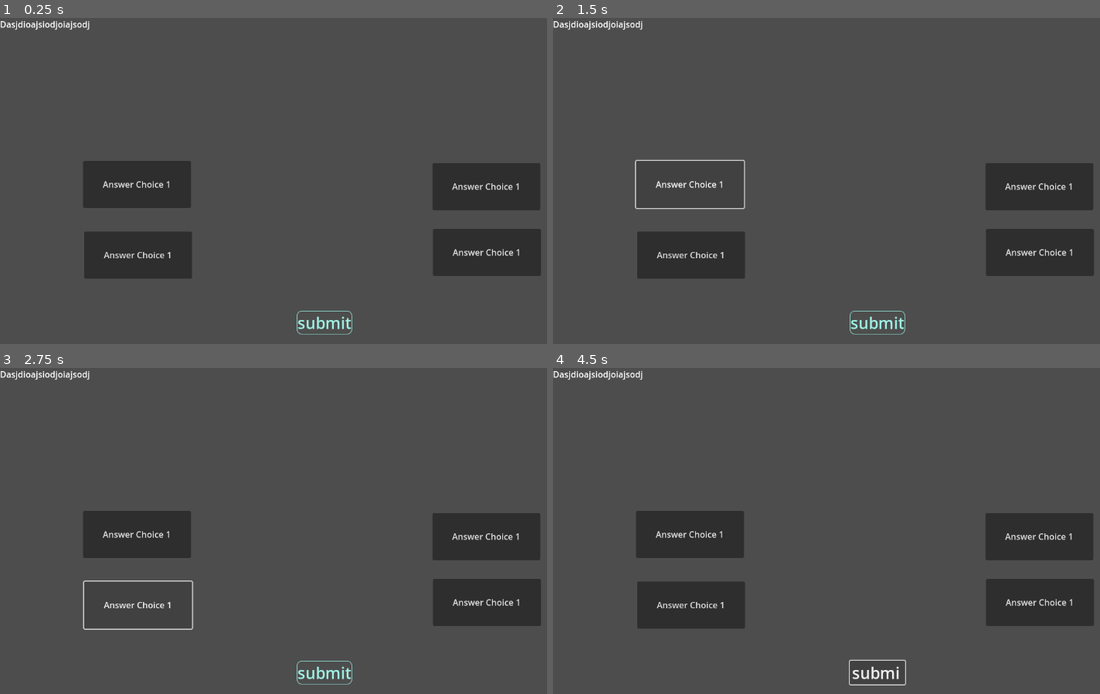
Above: before the commit, frames 1-4 (two rows, left to right).
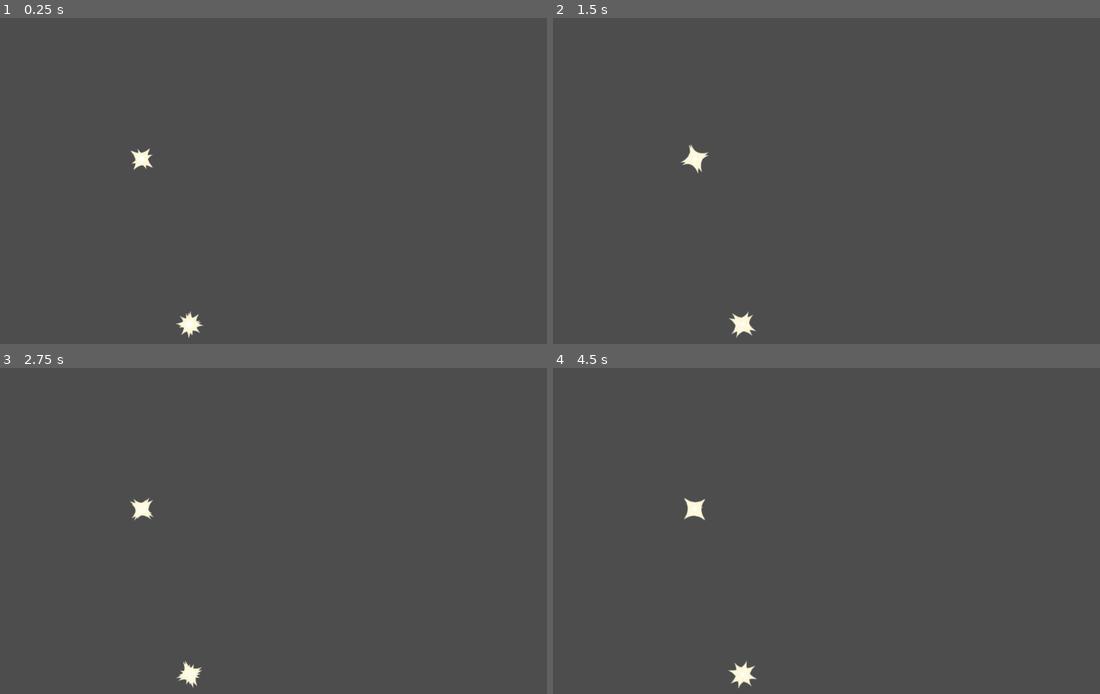
Above: after the commit, the same moments.

Repository: aakashvishcoder/sealhack
Game: Godot game, scene res://terminal/terminal.tscn
Two runs of this game, one before a commit and one after it. Both use one fixed random seed, a clock stepped at 60 frames per second and the inputs below.
Inputs (mouse positions are in pixels of both pictures, inside the frame that each line leads up to):
- Up to frame 1 (0.25 s): no input
- Up to frame 2 (1.5 s): click (875, 321) at 0.5 s, where only the run before the commit has a clickable "submit"; click (689, 184) at 1.25 s, where only the run before the commit has a clickable "Answer Choice 1"
- Up to frame 3 (2.75 s): click (136, 605) at 2 s, where only the run before the commit has a clickable "Answer Choice 1"
- Up to frame 4 (4.5 s): click (1039, 537) at 2.75 s, where only the run before the commit has a clickable "Answer Choice 1"; click (1039, 602) at 3.5 s, where only the run before the commit has a clickable "Answer Choice 1"; click (875, 671) at 4.25 s, where only the run before the commit has a clickable "submit"

The runs differ from the first frame. In frame 1, 12% of the frame differs, in the area x 0-99%, y 0-99%; in frame 2, 9.5%; in frame 3, 9.5%; in frame 4, 12%.

Commit message:
more terminal additions!

Diff:
--- a/data.json
+++ b/data.json
@@ -1,20 +1,7 @@
 {
-	"1": {
-		"question_type": "Computer Science",
-		"clue": "aushduoashuidhas",
-		"correct_answer": "asdj",
-		"answer_choice_1": "asdj",
-		"answer_choice_2": "cd",
-		"answer_choice_3": "bd",
-		"answer_choice_4": "asd",
-	},
-	"2": {
-		"question_type": "Computer Science",
-		"clue": "aushduoashuidhas",
-		"correct_answer": "asdj",
-		"answer_choice_1": "asdj",
-		"answer_choice_2": "cd",
-		"answer_choice_3": "bd",
-		"answer_choice_4": "asd",
-	},
+	"questions": ["What is the answer?"],
+	"question_types": ["Computer Science", "Math"],
+	"correct_answer": [1],
+	"answer_choices": [["1","2","3","4"], ["2","3","4","5"], ["3","4","5","6"]],
+	"clues": ["a","b","c","d"]
 }
--- a/terminal/question.gd
+++ /dev/null
@@ -1,45 +0,0 @@
-extends RichTextLabel
-
-@export var json_file_path: String = "res://data.json"
-
-var question_list = {}
-
-# Called when the node enters the scene tree for the first time.
-func _ready() -> void:
-	print(load_json_file())
-	pass # Replace with function body.
-
-func load_json_file():
-	var file = FileAccess.open(json_file_path, FileAccess.READ) # opening the file to read the data
-	assert(file.file_exists(json_file_path), "file path doesn't exist, please enter a new file path!")
-
-	# reading the file
-	var json = file.get_as_text()
-	var json_object = JSON.new()
-
-	# parse the JSON file
-	json_object.parse(json)
-	question_list = json_object.data # store the json data
-
-	return question_list
-
-# Called every frame. 'delta' is the elapsed time since the previous frame.
-func _process(delta: float) -> void:
-	pass
-
-# function writing to a json file
-func write_json_file(data: Dictionary):
-	if FileAccess.file_exists(json_file_path):
-		print("File exists in the folder. Currently writing to it!")
-	else:
-		print("File does not exist in the folder. Cannot write to it!")
-
-	# open the file
-	var file = FileAccess.open(json_file_path, FileAccess.ModeFlags.WRITE) # tries to find the json file, if not creates a new one!
-
-	if file:
-		var json_text = JSON.stringify(data, "\t")
-		file.store_string(json_text)
-		print("Data stored in the new file!")
-	else:
-		print("Failed to open or create a file.")
--- /dev/null
+++ b/terminal/terminal.gd
@@ -0,0 +1,65 @@
+extends Node2D
+
+@export var json_file_path: String = "res://data.json"
+@export var main_scene_file_path: String = ""
+@export var clue_scene_file_path: String = ""
+
+var question_list = {}
+
+# Called when the node enters the scene tree for the first time.
+func _ready() -> void:
+	question_list = load_json_file()
+	var random_index: int = randi_range(0, question_list["questions"].size()-1)
+	var correct_answer: int = question_list["correct_answer"][random_index]
+	print(clue_scene_file_path)
+	match correct_answer:
+		1:
+			_on_button_2_button_down(clue_scene_file_path)
+			print("button 2")
+		2:
+			_on_button_3_button_down(clue_scene_file_path)
+			print("button 3")
+		3:
+			_on_button_4_button_down(clue_scene_file_path)
+			print("button 4")
+		4:
+			_on_button_5_button_down(clue_scene_file_path)
+			print("button 5")
+		_:
+			print("No answer detected")
+	print(random_index)
+	pass # Replace with function body.
+
+func load_json_file():
+	var file = FileAccess.open(json_file_path, FileAccess.READ) # opening the file to read the data
+	assert(file.file_exists(json_file_path), "file path doesn't exist, please enter a new file path!")
+
+	# reading the file
+	var json = file.get_as_text()
+	var json_object = JSON.new()
+
+	# parse the JSON file
+	json_object.parse(json)
+	question_list = json_object.data # store the json data
+
+	return question_list
+
+# Called every frame. 'delta' is the elapsed time since the previous frame.
+func _process(delta: float) -> void:
+	pass
+
+func _on_button_2_button_down(file_path: String = main_scene_file_path) -> void:
+	print("button 2 pressed")
+	get_tree().change_scene_to_file(file_path)
+
+func _on_button_3_button_down(file_path: String = main_scene_file_path) -> void:
+	print("button 3 pressed")
+	get_tree().change_scene_to_file(file_path)
+
+func _on_button_4_button_down(file_path: String = main_scene_file_path) -> void:
+	print("button 4 pressed")
+	get_tree().change_scene_to_file(file_path)
+
+func _on_button_5_button_down(file_path: String = main_scene_file_path) -> void:
+	print("button 5 pressed")
+	get_tree().change_scene_to_file(file_path)
--- a/terminal/terminal.tscn
+++ b/terminal/terminal.tscn
@@ -1,39 +1,12 @@
-[gd_scene load_steps=3 format=3 uid="uid://dn4q4w63ip474"]
+[gd_scene load_steps=2 format=3 uid="uid://dn4q4w63ip474"]
 
-[ext_resource type="Script" uid="uid://cvwed1d0n7xlh" path="res://terminal/question.gd" id="1_l3hco"]
-
-[sub_resource type="StyleBoxFlat" id="StyleBoxFlat_amys7"]
-bg_color = Color(1, 1, 1, 0)
-border_width_left = 1
-border_width_top = 1
-border_width_right = 1
-border_width_bottom = 1
-border_color = Color(0.5540639, 0.87021834, 0.82626235, 1)
-corner_radius_top_left = 8
-corner_radius_top_right = 8
-corner_radius_bottom_right = 8
-corner_radius_bottom_left = 8
+[ext_resource type="Script" uid="uid://dxibu4wtj3el1" path="res://terminal/terminal.gd" id="1_l3hco"]
 
 [node name="Terminal" type="Node2D"]
 position = Vector2(605, 569)
-
-[node name="Button" type="Button" parent="."]
-anchors_preset = 8
-anchor_left = 0.5
-anchor_top = 0.5
-anchor_right = 0.5
-anchor_bottom = 0.5
-offset_left = -12.0
-offset_top = -7.0
-offset_right = 12.0
-offset_bottom = 7.0
-grow_horizontal = 2
-grow_vertical = 2
-theme_override_colors/font_color = Color(0.6288066, 0.9469066, 0.8957311, 1)
-theme_override_font_sizes/font_size = 30
-theme_override_styles/normal = SubResource("StyleBoxFlat_amys7")
-text = "submit"
-metadata/_edit_use_anchors_ = true
+script = ExtResource("1_l3hco")
+main_scene_file_path = "res://terminal/terminal.tscn"
+clue_scene_file_path = "res://starfield/starfield.tscn"
 
 [node name="Button2" type="Button" parent="."]
 offset_left = -450.0
@@ -48,7 +21,6 @@
 offset_right = 547.0
 offset_bottom = -344.0
 text = "Dasjdioajsiodjoiajsodj"
-script = ExtResource("1_l3hco")
 
 [node name="Button3" type="Button" parent="."]
 offset_left = -448.0
@@ -70,3 +42,8 @@
 offset_right = 404.38464
 offset_bottom = -87.0
 text = "Answer Choice 1"
+
+[connection signal="button_down" from="Button2" to="." method="_on_button_2_button_down"]
+[connection signal="button_down" from="Button3" to="." method="_on_button_3_button_down"]
+[connection signal="button_down" from="Button4" to="." method="_on_button_4_button_down"]
+[connection signal="button_down" from="Button5" to="." method="_on_button_5_button_down"]
Not shown, removed: terminal/question.gd.uid
Not shown, added: terminal/terminal.gd.uid
